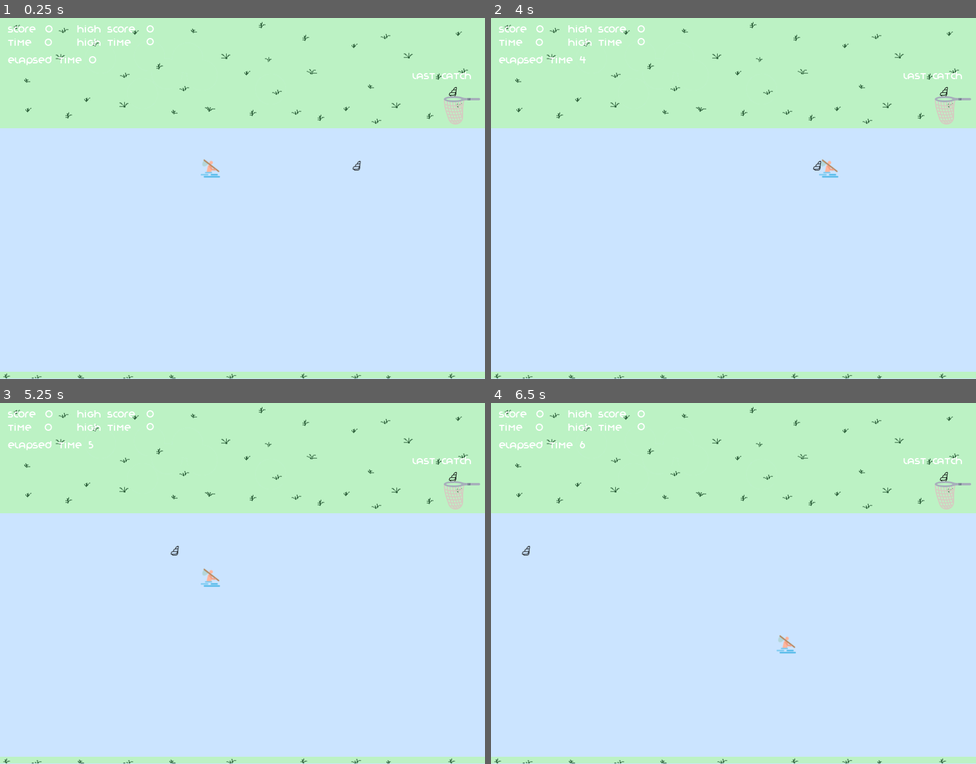
Above: before the commit, frames 1-4 (two rows, left to right).
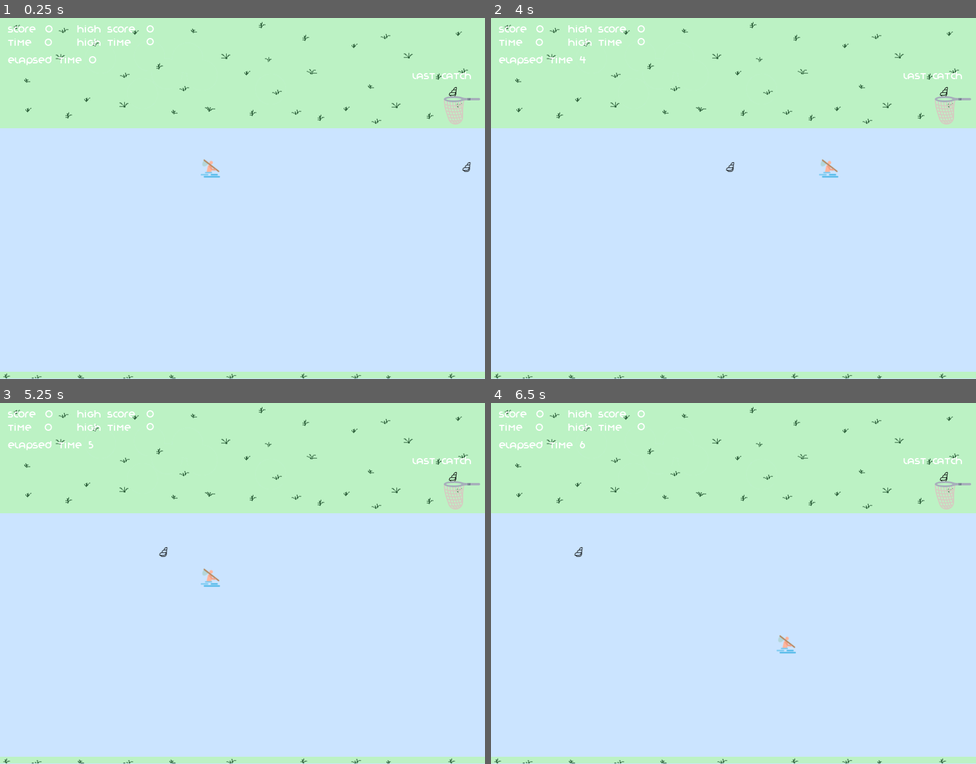
Above: after the commit, the same moments.

Repository: j10five/Floatables
Game: Godot game, scene res://Main.tscn
Same seed, same stepped clock (60 frames per second), same inputs: the game is played once before the commit and once after it.
Inputs:
- Up to frame 1 (0.25 s): no input
- Up to frame 2 (4 s): hold Right (ui_right) 0.53-1.28 s; hold Down (ui_down) 1.28-2.03 s; hold Right (ui_right) 2.03-2.78 s; hold Up (ui_up) 2.78-3.53 s; hold Left (ui_left) from 3.53 s (still down)
- Up to frame 3 (5.25 s): release Left (ui_left) at 5.03 s; hold Down (ui_down) from 5.03 s (still down)
- Up to frame 4 (6.5 s): release Down (ui_down) at 5.78 s; hold Right (ui_right) from 5.78 s (still down)

The runs differ from the first frame. In frame 1, less than 0.1% of the frame differs, in the area x 72-98%, y 39-43%; in frame 2, less than 0.1%; in frame 3, less than 0.1%; in frame 4, less than 0.1%.

Commit message:
Now instantiating one shell object, and playing a sound when its caught

Diff:
--- a/Main.tscn
+++ b/Main.tscn
@@ -1,18 +1,22 @@
-[gd_scene load_steps=15 format=2]
+[gd_scene load_steps=16 format=2]
 
 [ext_resource path="res://assets/images/fisher.png" type="Texture" id=1]
 [ext_resource path="res://scripts/Player.gd" type="Script" id=2]
 [ext_resource path="res://assets/images/riverbank_bottom.png" type="Texture" id=3]
 [ext_resource path="res://assets/images/riverbank_top.png" type="Texture" id=4]
-[ext_resource path="res://Shell.tscn" type="PackedScene" id=5]
+[ext_resource path="res://scripts/Main.gd" type="Script" id=5]
 [ext_resource path="res://assets/fonts/Organo.ttf" type="DynamicFontData" id=6]
 [ext_resource path="res://assets/images/net.png" type="Texture" id=7]
 [ext_resource path="res://assets/images/shell1a.png" type="Texture" id=8]
 [ext_resource path="res://scripts/ScoreBoard.gd" type="Script" id=9]
+[ext_resource path="res://assets/sounds/splash.wav" type="AudioStream" id=10]
 
 [sub_resource type="RectangleShape2D" id=1]
 extents = Vector2( 16.0155, 16.1623 )
 
+[sub_resource type="DynamicFont" id=5]
+font_data = ExtResource( 6 )
+
 [sub_resource type="RectangleShape2D" id=2]
 extents = Vector2( 400.112, 92.2092 )
 
@@ -22,20 +26,25 @@
 [sub_resource type="RectangleShape2D" id=4]
 extents = Vector2( 10, 306.341 )
 
-[sub_resource type="DynamicFont" id=5]
-font_data = ExtResource( 6 )
-
 [node name="Main" type="Node2D"]
+script = ExtResource( 5 )
 __meta__ = {
 "_edit_horizontal_guides_": [ -32.0, -32.0 ]
 }
 
-[node name="Player" type="KinematicBody2D" parent="."]
+[node name="Player" type="KinematicBody2D" parent="." groups=[
+"players",
+]]
 position = Vector2( 346.847, 252.397 )
 script = ExtResource( 2 )
 __meta__ = {
 "_edit_group_": true
 }
+
+[node name="AudioStreamPlayer2D" type="AudioStreamPlayer2D" parent="Player"]
+position = Vector2( -346.847, -252.397 )
+stream = ExtResource( 10 )
+volume_db = 21.204
 
 [node name="Sprite" type="Sprite" parent="Player"]
 texture = ExtResource( 1 )
@@ -44,62 +53,8 @@
 position = Vector2( 0.187531, -0.346376 )
 shape = SubResource( 1 )
 
-[node name="RiverBoundary" type="Node2D" parent="."]
-__meta__ = {
-"_edit_group_": true
-}
-
-[node name="RiverBankTop" type="StaticBody2D" parent="RiverBoundary"]
-position = Vector2( 399.93, 92.631 )
-__meta__ = {
-"_edit_group_": true
-}
-
-[node name="Sprite" type="Sprite" parent="RiverBoundary/RiverBankTop"]
-texture = ExtResource( 4 )
-
-[node name="CollisionShape2D" type="CollisionShape2D" parent="RiverBoundary/RiverBankTop"]
-shape = SubResource( 2 )
-
-[node name="RiverBankBottom" type="StaticBody2D" parent="RiverBoundary"]
-position = Vector2( 386.532, 595.275 )
-__meta__ = {
-"_edit_group_": true
-}
-
-[node name="Sprite" type="Sprite" parent="RiverBoundary/RiverBankBottom"]
-position = Vector2( 13, -2 )
-texture = ExtResource( 3 )
-
-[node name="CollisionShape2D" type="CollisionShape2D" parent="RiverBoundary/RiverBankBottom"]
-position = Vector2( 13.1498, 3 )
-shape = SubResource( 3 )
-
-[node name="BorderLeft" type="StaticBody2D" parent="RiverBoundary"]
-position = Vector2( -10.3137, 303.349 )
-__meta__ = {
-"_edit_group_": true
-}
-
-[node name="CollisionShape2D" type="CollisionShape2D" parent="RiverBoundary/BorderLeft"]
-position = Vector2( 0, 2 )
-shape = SubResource( 4 )
-
-[node name="BorderRight" type="StaticBody2D" parent="RiverBoundary"]
-position = Vector2( 809.637, 303.763 )
-__meta__ = {
-"_edit_group_": true
-}
-
-[node name="CollisionShape2D" type="CollisionShape2D" parent="RiverBoundary/BorderRight"]
-position = Vector2( 0, 2 )
-shape = SubResource( 4 )
-
-[node name="Shell" parent="." groups=[
-"shells",
-] instance=ExtResource( 5 )]
-
 [node name="ScoreBoard" type="Node2D" parent="."]
+z_index = 10
 script = ExtResource( 9 )
 __meta__ = {
 "_edit_group_": true
@@ -234,3 +189,54 @@
 [node name="LastCatchShell" type="Sprite" parent="ScoreBoard"]
 position = Vector2( 747, 126 )
 texture = ExtResource( 8 )
+
+[node name="RiverBoundary" type="Node2D" parent="."]
+__meta__ = {
+"_edit_group_": true
+}
+
+[node name="RiverBankTop" type="StaticBody2D" parent="RiverBoundary"]
+position = Vector2( 399.93, 92.631 )
+__meta__ = {
+"_edit_group_": true
+}
+
+[node name="Sprite" type="Sprite" parent="RiverBoundary/RiverBankTop"]
+texture = ExtResource( 4 )
+
+[node name="CollisionShape2D" type="CollisionShape2D" parent="RiverBoundary/RiverBankTop"]
+shape = SubResource( 2 )
+
+[node name="RiverBankBottom" type="StaticBody2D" parent="RiverBoundary"]
+position = Vector2( 386.532, 595.275 )
+__meta__ = {
+"_edit_group_": true
+}
+
+[node name="Sprite" type="Sprite" parent="RiverBoundary/RiverBankBottom"]
+position = Vector2( 13, -2 )
+texture = ExtResource( 3 )
+
+[node name="CollisionShape2D" type="CollisionShape2D" parent="RiverBoundary/RiverBankBottom"]
+position = Vector2( 13.1498, 3 )
+shape = SubResource( 3 )
+
+[node name="BorderLeft" type="StaticBody2D" parent="RiverBoundary"]
+position = Vector2( -10.3137, 303.349 )
+__meta__ = {
+"_edit_group_": true
+}
+
+[node name="CollisionShape2D" type="CollisionShape2D" parent="RiverBoundary/BorderLeft"]
+position = Vector2( 0, 2 )
+shape = SubResource( 4 )
+
+[node name="BorderRight" type="StaticBody2D" parent="RiverBoundary"]
+position = Vector2( 809.637, 303.763 )
+__meta__ = {
+"_edit_group_": true
+}
+
+[node name="CollisionShape2D" type="CollisionShape2D" parent="RiverBoundary/BorderRight"]
+position = Vector2( 0, 2 )
+shape = SubResource( 4 )
--- a/Shell.tscn
+++ b/Shell.tscn
@@ -1,15 +1,15 @@
-[gd_scene load_steps=5 format=2]
+[gd_scene load_steps=4 format=2]
 
 [ext_resource path="res://assets/images/shell1a.png" type="Texture" id=1]
 [ext_resource path="res://scripts/Shell.gd" type="Script" id=2]
-[ext_resource path="res://assets/sounds/splash.wav" type="AudioStream" id=3]
 
 [sub_resource type="RectangleShape2D" id=1]
 extents = Vector2( 6.77838, 7.98975 )
 
-[node name="Shell" type="RigidBody2D"]
+[node name="Shell" type="KinematicBody2D" groups=[
+"shells",
+]]
 position = Vector2( 588.313, 248.195 )
-gravity_scale = 0.0
 script = ExtResource( 2 )
 __meta__ = {
 "_edit_lock_": true
@@ -20,6 +20,3 @@
 
 [node name="CollisionShape2D" type="CollisionShape2D" parent="."]
 shape = SubResource( 1 )
-
-[node name="SoundCaught" type="AudioStreamPlayer2D" parent="."]
-stream = ExtResource( 3 )
--- /dev/null
+++ b/scripts/Main.gd
@@ -0,0 +1,26 @@
+extends Node2D
+
+
+# Declare member variables here. Examples:
+var shell_scene = load("res://Shell.tscn")
+
+var shell1a_texture = preload("res://assets/images/shell1a.png")
+var shell1b_texture = preload("res://assets/images/shell1b.png")
+
+# Called when the node enters the scene tree for the first time.
+func _ready():
+	new_shell()
+
+
+
+func new_shell():
+	var shell = shell_scene.instance()
+	shell.set_position(Vector2(800, 250))
+
+	#shell.sprite.texture = shell1b_texture
+	add_child(shell)
+
+# Called every frame. 'delta' is the elapsed time since the previous frame.
+func _process(delta):
+	#new_shell()
+	pass
--- a/scripts/Player.gd
+++ b/scripts/Player.gd
@@ -3,6 +3,7 @@
 
 # Set game variables
 export var speed: int = 200
+#var splash_sound = preload("res://assets/sounds/splash.wav")  # unclear whether this is required, if wav is dropped onto the AudioStreamPlayer2D node
 
 
 # Called when the node enters the scene tree for the first time.
@@ -13,6 +14,12 @@
 # Called every frame. 'delta' is the elapsed time since the previous frame.
 func _process(delta):
 	pass
+
+
+func hit(object):
+	print("player detected collision")
+	#$AudioStreamPlayer2D.stream = splash_sound
+	$AudioStreamPlayer2D.play()
 
 
 
@@ -28,5 +35,9 @@
 	if abs(direction.x) == 1 and abs(direction.y) == 1:
 		direction = direction.normalized()
 
-	# Apply movement
+	# Apply movement and collision
 	var collision = move_and_collide(speed * direction * delta)
+	# move_and_collide returns NULL if there is no collision, so you have to check for a collision before you can put logic around it
+	if collision:
+		if collision.collider.is_in_group("shells"):
+			hit(collision.collider)
--- a/scripts/Shell.gd
+++ b/scripts/Shell.gd
@@ -1,16 +1,28 @@
-extends RigidBody2D
+extends KinematicBody2D
 
-
-# Declare member variables here. Examples:
-# var a = 2
-# var b = "text"
+var direction = Vector2()
 
 
 # Called when the node enters the scene tree for the first time.
 func _ready():
-	pass # Replace with function body.
+	#$Area2D.connect("area_entered", self, "hit")
+	direction.x = -100
+
+
+func hit(object):
+	print("shell detected collision")
+	object.queue_free()
 
 
 # Called every frame. 'delta' is the elapsed time since the previous frame.
 #func _process(delta):
 #	pass
+
+# Move object and detect collisions
+func _physics_process(delta):
+	var collision = move_and_collide(direction * delta)
+	# move_and_collide returns NULL if there is no collision, so you have to check for a collision before you can put logic around it
+	if collision:
+		if collision.collider.is_in_group("players"):
+			# Return shell object so it can destroy itself
+			hit(self)
